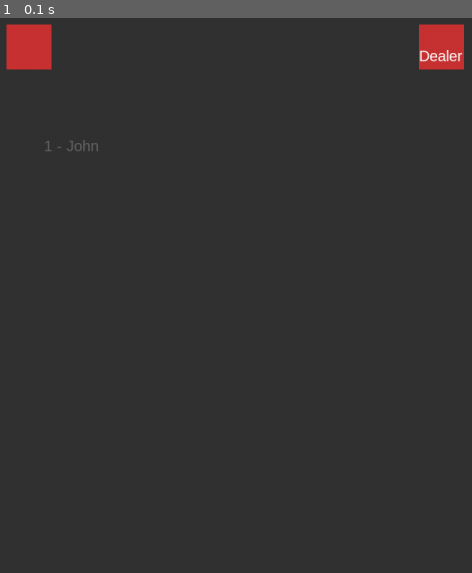
Above: before the commit, frame 1.
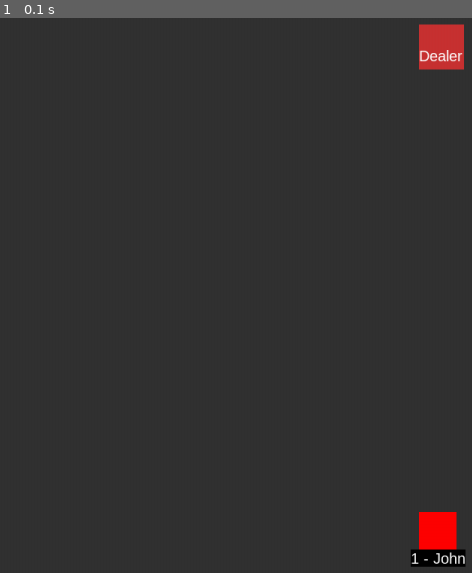
Above: after the commit, the same moment.

Repository: ekoret/blackjack-py
Game: pygame game, started from main.py
Same seed, same stepped clock (60 frames per second), same inputs: the game is played once before the commit and once after it.
Inputs:
- Up to frame 1 (0.1 s): no input

The runs differ from the first frame. In frame 1, 1.7% of the frame differs, in the area x 1-99%, y 1-99%.

Commit message:
create single player case for display players

Diff:
--- a/player.py
+++ b/player.py
@@ -1,4 +1,7 @@
 import pygame
+
+
+from square import Square
 
 
 class Player:
@@ -16,17 +19,12 @@
         return f"Player({self.name})"
 
     def draw(self):
-        self.draw_rect()
-        self.draw_label(f"{self.name}")
-
-    def draw_rect(self):
-        pygame.draw.rect(self.screen, (200, 50, 50),
-                         pygame.Rect(50, 50, 60, 60))
-
-    def draw_label(self, label):
-        text = self.game.font.render(label,
-                                     True, (100, 100, 100))
-        self.game.screen.blit(text, (100, 200))
+        """Single player + dealer"""
+        if (len(self.game.players) == 2):
+            """Draw player in center"""
+            square = Square(1200 // 2,
+                            800 - 100, 50, (255, 0, 0), self.name, 20)
+            square.draw(self.screen)
 
     """Adds a single card to players hand"""
 
